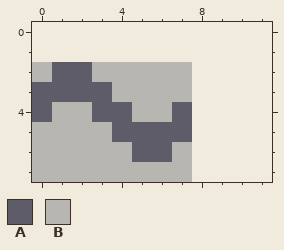
Edited in one commit: pixel-art file (tools/art/map/sidewalk_mosaic.aseprite). That is the earlier state.
8x6 pixels, 1 frame. The old version is drawn lined up with the new one, on the new canvas.
Palette (. is transparent): A #5e5c68  B #b8b6b0
Pixels before, first column x 0:
2 BAABBBBB
3 AAAABBBB
4 ABBAABBA
5 BBBBAAAA
6 BBBBBAAB
7 BBBBBBBB
The result:
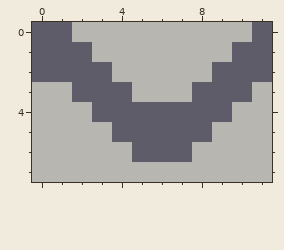
Diff:
canvas 8x6 -> 12x8, the old top-left corner now at 0,2
Changed rows in their new state; - is an unchanged pixel.
first column x 0:
0 AABBBBBBBBBA
1 AAABBBBBBBAA
2 A--A----BAAA
3 BB--A---AAAB
4 B----AA-AABB
5 --------ABBB
6 -------ABBBB
7 --------BBBB
Where, in picture pixels (left, top, right, bottom), the same in both pictures:
changed: (32, 22, 272, 182)
